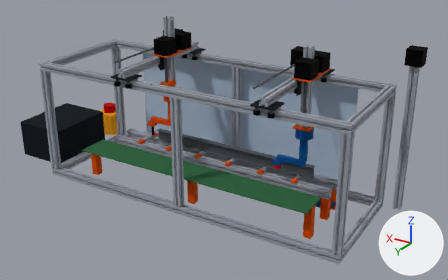
Before and after pictures for a commit that changed the glTF model web/models/prototype.glb.
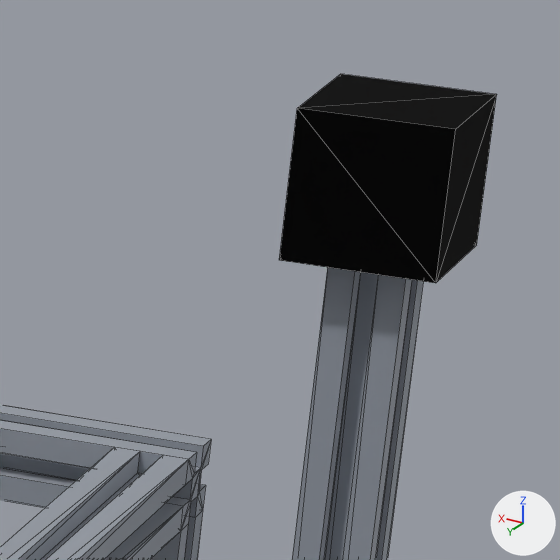
The first picture shows the older version from a camera (50 mm lens) standing at (-0.538, 1.317, 0.82) and looking at (0.272, -0.033, 0.145). The close-ups show the older and then the newer version on the part from 84% to 97% of the width and 13% to 35% of the height of that picture. Only the edits that show in the close-ups are written down. Every picture has the same lights, and +X, +Y and +Z are marked at lower right. The close-ups show mesh edges as thin lines. Where no turn or scale is listed for an object, it has been applied to the vertices.

Objects in the first close-up: 'P01-12 cross_member', 'P01-2 top_rail', 'P01-21 camera_post', 'P01-3 upright', 'P29-1 camera'.
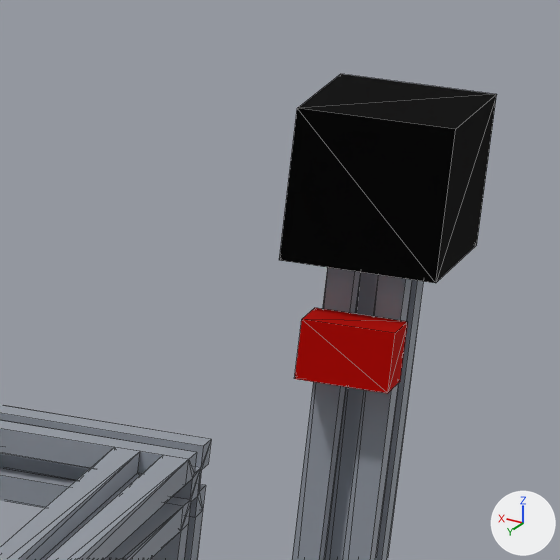
Scene script edits in JSON lines:
```json
{"op": "add", "block": "me_p52_1_flame_sensor", "code": ["me_p52_1_flame_sensor = bpy.data.meshes.new('P52-1 flame_sensor')", "me_p52_1_flame_sensor.from_pydata(...)  # a box spanning x -0.202..-0.178, y -0.14..-0.128, z 0.37..0.386", "me_p52_1_flame_sensor.materials.append(mat_mat_8)  # red #d91f17"]}
{"op": "add", "block": "ob_p52_1_flame_sensor", "code": ["ob_p52_1_flame_sensor = bpy.data.objects.new('P52-1 flame_sensor', me_p52_1_flame_sensor)", "ob_p52_1_flame_sensor.location = (0.0, 0.0, 0.0)"]}
```

What differs and where, as boxes (x1, y1, x2, y2) in the close-ups (560 x 560 px):
```json
{"object": "P52-1 flame_sensor", "change": "added", "after": [294, 308, 408, 393], "on screen": "red"}
```
